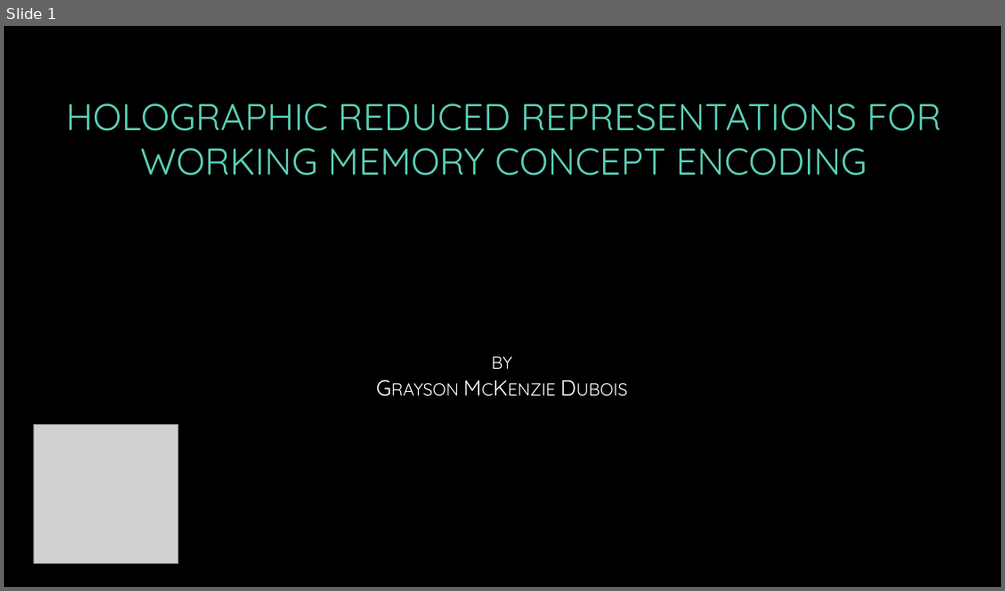
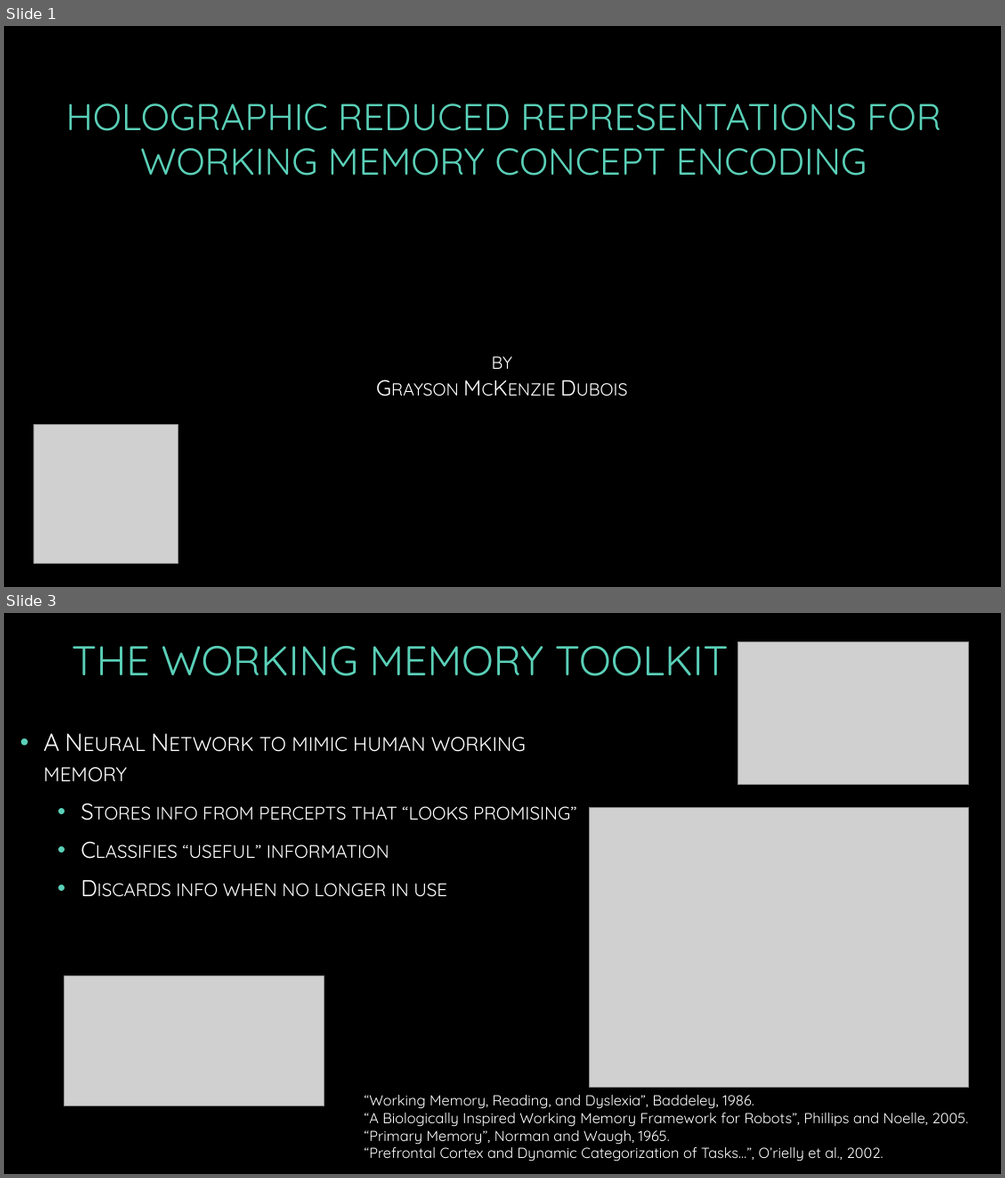
Before and after one commit to G-Dubois/Holographic-Reduced-Representations-for-Working-Memory-Concept-Encoding, a slide deck: HRRfWMCE.pptx. Shown one above the other, each under a label of ours: slide 1 before the commit, slides 1 and 3 after it; the slides between them are not shown. The pictures are 1005x591 and 1005x1178 pixels, drawn with LibreOffice and Linux fonts; fonts in the diff are those of the drawing; grey boxes stand for pictures; background and template pictures are left out. Boxes give left, top, right and bottom in pixels: in the first picture for what was removed or moved away, otherwise in the second. Text is boxed around its words. In the diff, an @@ line names an element or a change of style, - is before the commit and + after.

```diff
--- a/HRRfWMCE.pptx
+++ b/HRRfWMCE.pptx
@@ slide 3 added at (x1=4, y1=613, x2=1001, y2=1174), background picture (left out) @@
@@ text added at (x1=72, y1=646, x2=728, y2=676), 40 pt, text #5AD0B8 @@
+THE WORKING MEMORY TOOLKIT
@@ picture added at (x1=738, y1=642, x2=969, y2=785) @@
@@ text added at (x1=43, y1=733, x2=576, y2=897), 22 pt, text #FFFFFF, small capitals @@
+• A Neural Network to mimic human working memory
+  • Stores info from percepts that “looks promising”
+  • Classifies “useful” information
+  • Discards info when no longer in use
@@ picture added at (x1=590, y1=808, x2=969, y2=1087) @@
@@ picture added at (x1=64, y1=976, x2=324, y2=1106) @@
@@ text added at (x1=364, y1=1094, x2=969, y2=1161), 14 pt, text #FFFFFF @@
+“Working Memory, Reading, and Dyslexia”, Baddeley, 1986.
+“A Biologically Inspired Working Memory Framework for Robots”, Phillips and Noelle, 2005.
+“Primary Memory”, Norman and Waugh, 1965.
+“Prefrontal Cortex and Dynamic Categorization of Tasks…”, O’rielly et al., 2002.
```
Also in this commit, not shown: 4 slides changed, 2 other slides added, 2 slides removed, 1 other file.
